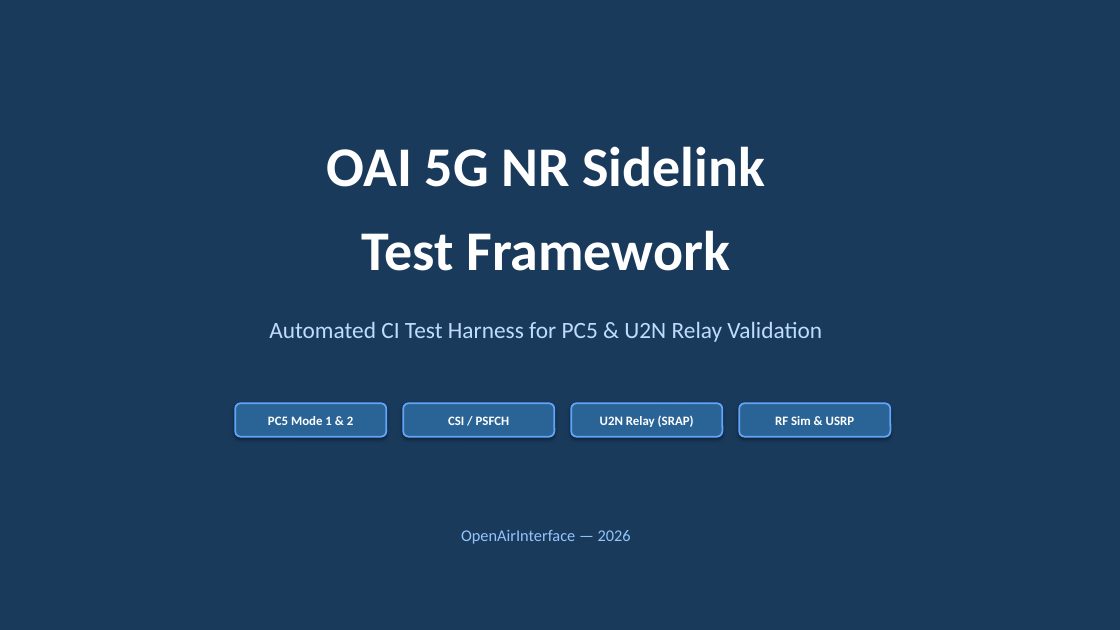
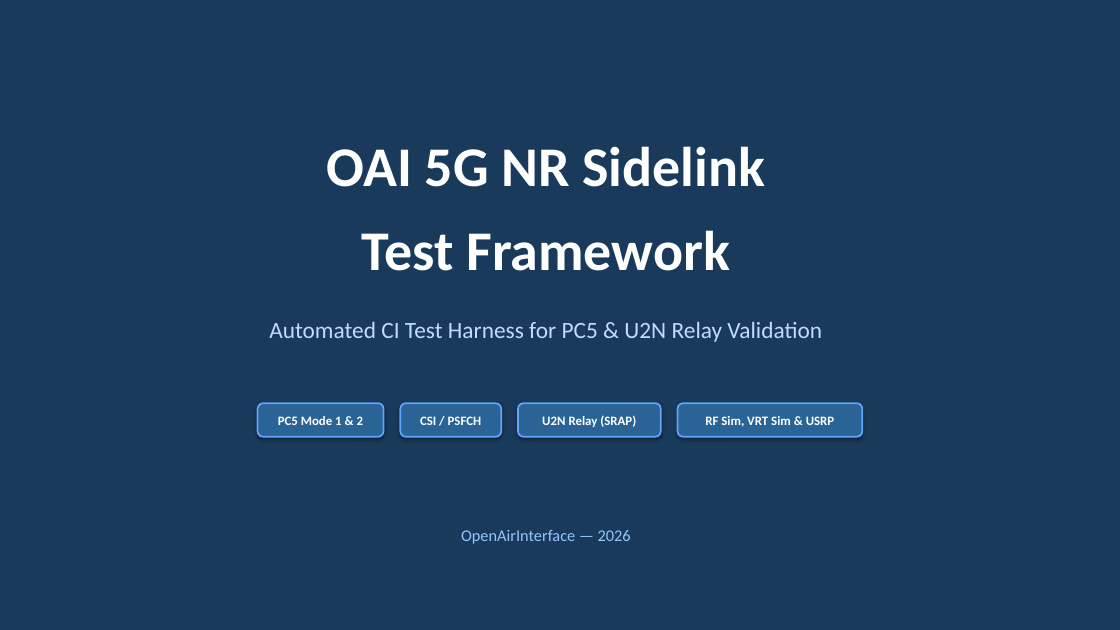
Before and after one commit to davidkimmy/openairinterface5g, a slide deck: slide 1 of doc/episys/test_script/overview_sl_test.pptx. Drawn at 1120x630 pixels with LibreOffice and Linux fonts; fonts in the diff are those of the drawing. Boxes give left, top, right and bottom in pixels: in the first picture for what was removed or moved away, otherwise in the second. Text is boxed around its words. In the diff, an @@ line names an element or a change of style, - is before the commit and + after.

```diff
--- a/doc/episys/test_script/overview_sl_test.pptx
+++ b/doc/episys/test_script/overview_sl_test.pptx
@@ rounded rectangle "PC5 Mode 1 & 2": place and size @@
-rounded rectangle "PC5 Mode 1 & 2" at [235,403,386,437]
+rounded rectangle "PC5 Mode 1 & 2" at [258,403,384,437]
@@ rounded rectangle "CSI / PSFCH": place and size @@
-rounded rectangle "CSI / PSFCH" at [403,403,555,437]
+rounded rectangle "CSI / PSFCH" at [401,403,502,437]
@@ rounded rectangle "U2N Relay (SRAP)": place and size @@
-rounded rectangle "U2N Relay (SRAP)" at [571,403,723,437]
+rounded rectangle "U2N Relay (SRAP)" at [518,403,661,437]
@@ rounded rectangle "RF Sim, VRT Sim & ...": place and size @@
-rounded rectangle "RF Sim, VRT Sim & ..." at [739,403,891,437]
+rounded rectangle "RF Sim, VRT Sim & ..." at [678,403,863,437]
@@ text in rounded rectangle at [705,416,835,427]: text changed @@
-RF Sim & USRP
+RF Sim, VRT Sim & USRP
```
Also in this commit, not shown: 4 other slides changed, 41 other files.
